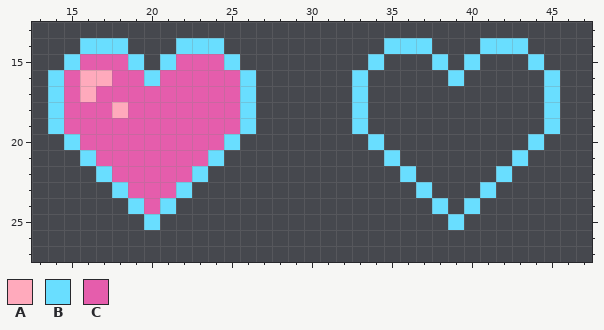
Edited in one commit: pixel-art file (aseprite/pagoda.aseprite). Above: the version before the commit.
65x37 pixels, 1 frame. Shown: x 13..47, y 13..27.
Palette (. is transparent): A #ffaabc  B #69deff  C #e55dac
New version:
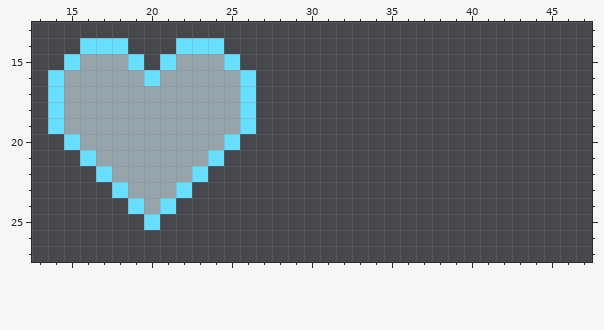
From old to new:
layer "full-heart" now hidden
Colour C changes from #e55dac to #96a5ab.
Layer "empty-heart":
The edit turns colour A into colour C in row 16 at x 16 to 17; in row 17 at x 16; in row 18 at x 18.
The author cleared colour B in row 14 at x 35 to 37 and 41 to 43; in row 15 at x 34, 38, 40 and 44; in row 16 at x 33, 39 and 45; in rows 17 to 19 at x 33 and 45; in row 20 at x 34 and 44; in row 21 at x 35 and 43.
The author cleared colour B in row 22 at x 36 and 42; in row 23 at x 37 and 41; in row 24 at x 38 and 40; in row 25 at x 39.
Changed places in both pictures, as pixel boxes (x1, y1, x2, y2):
erased: (352, 38, 560, 230)
changed: (64, 54, 240, 214)
